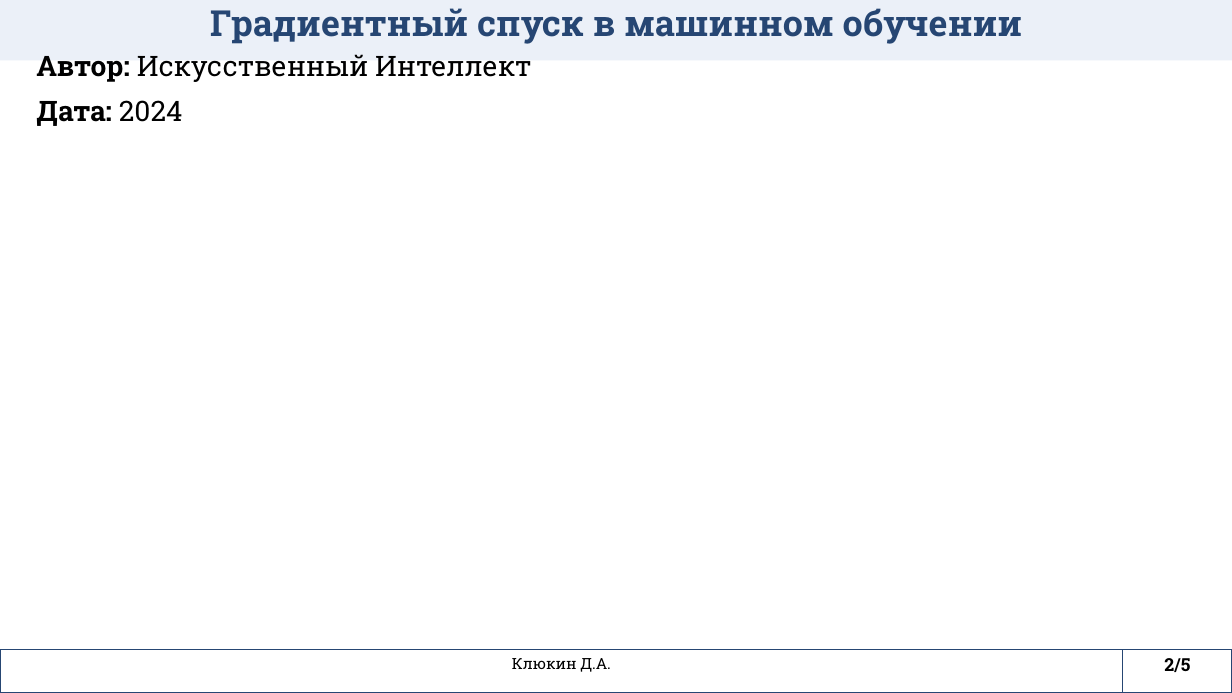
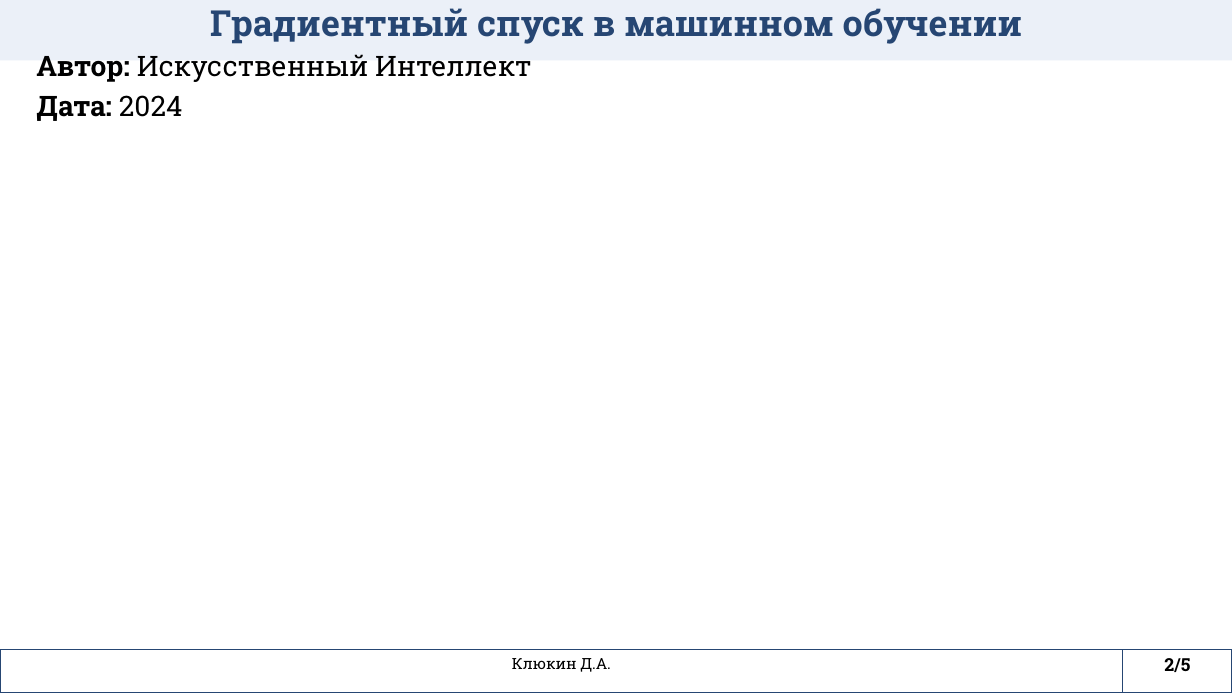
Before and after one commit to DaniilKlyukin/AI_Presentation, a slide deck: slide 2 of docs/t2.pptx. Drawn at 1232x693 pixels with LibreOffice and Linux fonts; fonts in the diff are those of the drawing. Boxes give left, top, right and bottom in pixels: in the first picture for what was removed or moved away, otherwise in the second. Text is boxed around its words. In the diff, an @@ line names an element or a change of style, - is before the commit and + after.

```diff
--- a/docs/t2.pptx
+++ b/docs/t2.pptx
@@ text "Автор: Искусственный Интеллект Дата: 2024" at (36,54,531,121): line spacing 1.15 to 1 @@
```
Also in this commit, not shown: 4 other slides changed, 1 other file.
